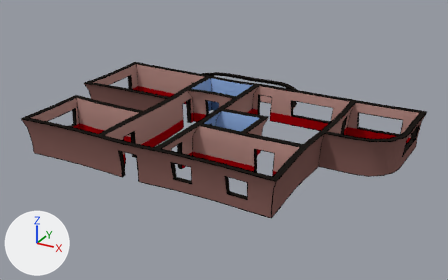
A saved change to the Blender file building.blend.
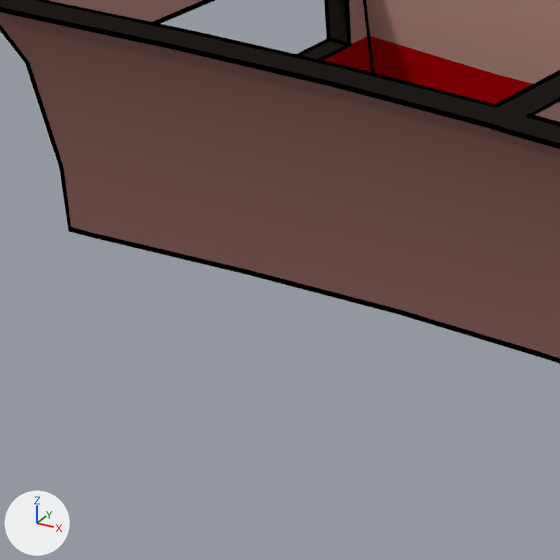
Each version is shown whole from a 50 mm camera at (26.67, -46.24, 23.65) aimed at (0.93, 0.57, 0.24), then close up on the part from 5% to 24% of the width and 42% to 73% of the height. Every picture has the same lights, and +X, +Y and +Z are marked at lower left. The same objects are shown in both versions, whatever each file hides.

The first close-up shows 'building', 'building.003'.
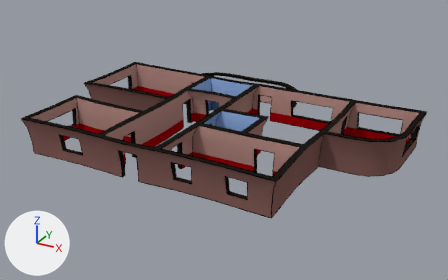
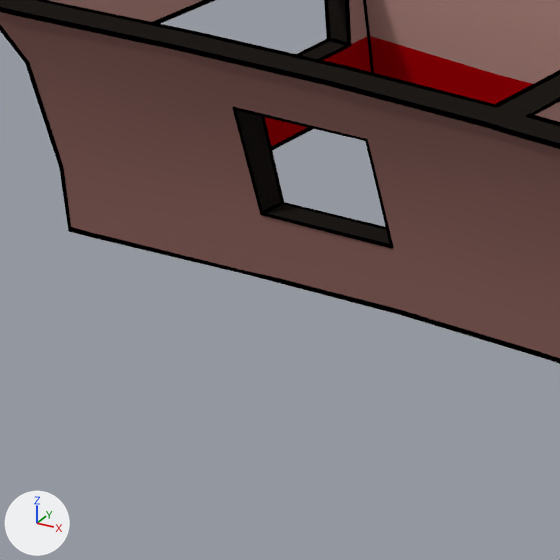
Pixel boxes (x1, y1, x2, y2) of what changed, in the close-ups (560 x 560 px):
```json
{"part": 1, "of": "me_mesh", "change": "added", "after": [263, 202, 283, 213]}
{"part": 2, "of": "me_mesh", "change": "added", "after": [232, 107, 394, 249], "on screen": "black"}
{"part": 3, "of": "me_walls", "change": "built on", "before": [15, 1, 518, 309], "after": [15, 1, 518, 309]}
```

Scene script edits in JSON lines:
```json
{"block": "me_mesh", "where": "# used by ob_building_003; location = (0.0, 0.0, 0.0)"}
{"op": "remove", "block": "me_mesh", "code": "me_mesh.from_pydata(...)  # 4017 vertices, 3544 faces; spans x -15.2..17.5, y -10.4..13.2, z 0.0..3.4"}
{"op": "add", "block": "me_mesh", "code": "me_mesh.from_pydata(...)  # 4081 vertices, 3592 faces; spans x -15.2..17.5, y -10.4..13.2, z 0.0..3.4"}
{"block": "me_mesh", "change": "me_mesh part 1: the loose piece of 8 vertices spanning x -3.1..-3.0, y -9.8..-9.4, z 0.0 is copied, and the copy is moved by (-6.5, 0.2, 0.9); it spans x -9.6..-9.5, y -9.6..-9.2, z 0.9..1.0"}
{"block": "me_mesh", "change": "me_mesh part 2: a new loose piece of 36 vertices spanning x -9.7..-7.3, y -9.8..-9.2, z 0.9..2.6, in mat_bw_055 (black #000000)"}
{"block": "me_walls", "where": "me_walls.from_pydata(...)  # 968 vertices, 996 faces; spans x -15.2..17.4, y -10.3..13.1, z 0.0..3.4"}
{"block": "me_walls", "where": "# used by ob_building; location = (0.0, 0.0, 0.0)"}
{"block": "me_walls", "where": "# verts and faces of me_walls; kept vertices keep their numbers, new ones are numbered from 968"}
{"block": "me_walls", "where": "# before: 808 (-9.9, -9.6, 0.0), 810 (-9.9, -9.2, 0.0), 812 (-9.9, -9.6, 0.9) at pixel (240, 208), 813 (-7.3, -9.6, 0.9) at pixel (392, 246), 814 (-9.9, -9.2, 0.9)"}
{"block": "me_walls", "where": "# before: 815 (-7.3, -9.2, 0.9), 816 (-10.0, -9.8, 2.5) at pixel (212, 102), 817 (-7.4, -9.8, 2.5) at pixel (366, 139), 818 (-10.0, -9.4, 2.5), 819 (-7.4, -9.3, 2.5)"}
{"block": "me_walls", "where": "# before: 820 (-10.3, -10.1, 3.4), 821 (-7.7, -10.1, 3.4), 822 (-10.4, -9.7, 3.4), 823 (-7.8, -9.6, 3.4)"}
{"block": "me_walls", "change": "me_walls part 3"}
{"op": "add", "block": "me_walls", "code": "delete_faces([(812, 813, 817, 816), (814, 818, 819, 815)])"}
{"op": "add", "block": "me_walls", "code": "for i in [808, 810, 812, 814, 816, 818, 820, 822]: verts[i] += (0.4, 0.0, 0.0)"}
{"op": "add", "block": "me_walls", "code": "verts[821] = (-7.4, -10.1, 3.4)  # moved"}
{"op": "add", "block": "me_walls", "code": "verts[823] = (-7.5, -9.6, 3.4)  # moved"}
{"op": "add", "block": "me_walls", "code": "faces += [(812, 813, 815, 814), (813, 817, 819, 815), (816, 818, 819, 817), (812, 814, 818, 816)]  # mat_bw1 (black #1f1b18)"}
```
